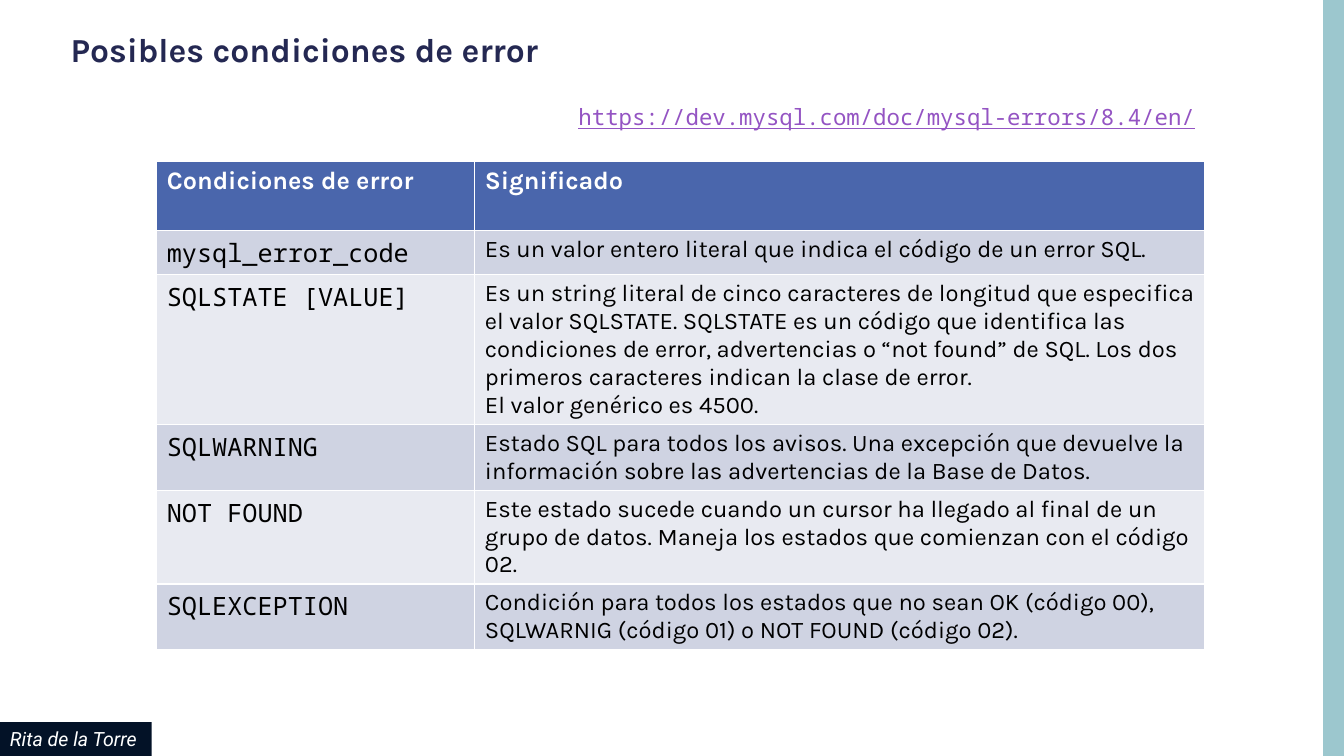
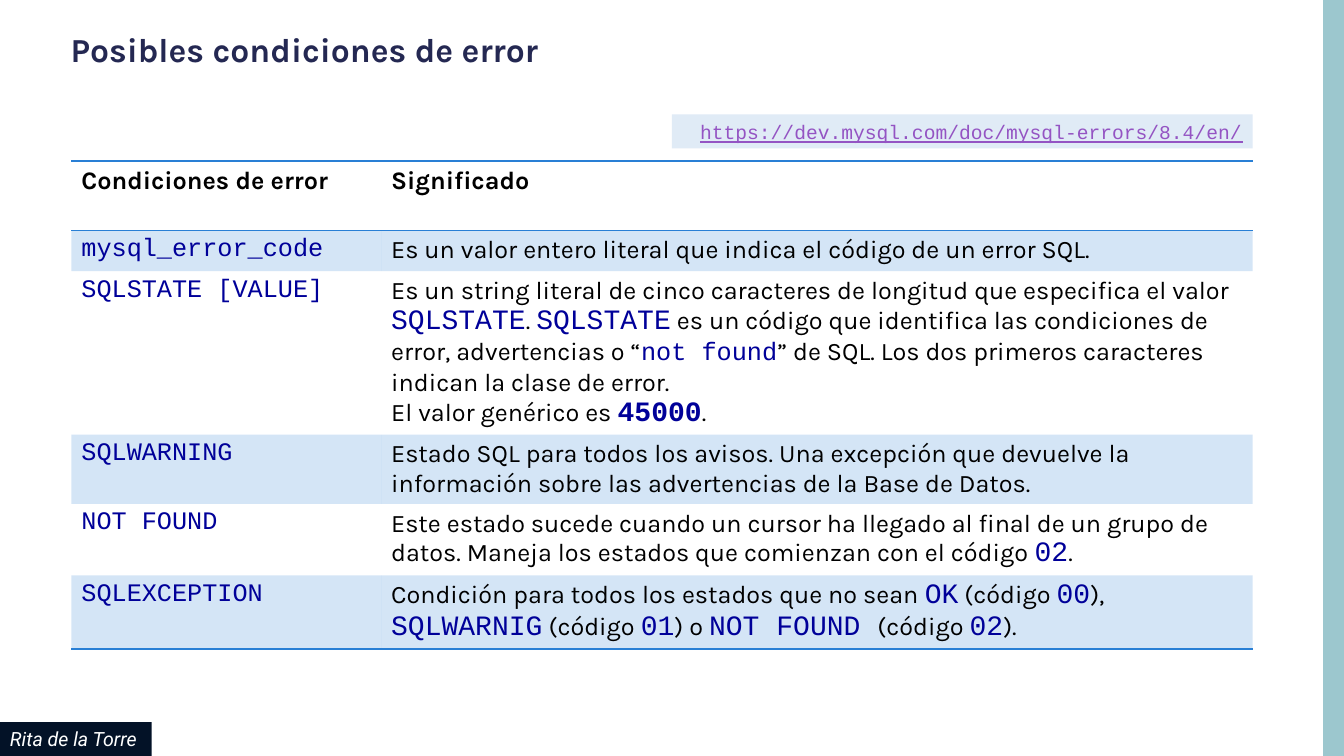
Before and after one commit to contenido-vario/MySQL, a slide deck: slide 6 of uf05/pdf/MySQL_UF05_ERRORES_TRANSACCIONES.pptx. Drawn at 1344x756 pixels with LibreOffice and Linux fonts; fonts in the diff are those of the drawing; background and template pictures are left out. Boxes give left, top, right and bottom in pixels: in the first picture for what was removed or moved away, otherwise in the second. Text is boxed around its words. In the diff, an @@ line names an element or a change of style, - is before the commit and + after.

```diff
--- a/uf05/pdf/MySQL_UF05_ERRORES_TRANSACCIONES.pptx
+++ b/uf05/pdf/MySQL_UF05_ERRORES_TRANSACCIONES.pptx
@@ rectangle "https://dev.mysql.com/doc/mysql-errors/8.4/en/": place and size @@
-rectangle "https://dev.mysql.com/doc/mysql-errors/8.4/en/" at box(578, 108, 1194, 131)
+rectangle "https://dev.mysql.com/doc/mysql-errors/8.4/en/" at box(673, 115, 1253, 149)
@@ rectangle "https://dev.mysql.com/doc/mysql-errors/8.4/en/" at box(673, 115, 1253, 149): size 16 to 14 pt, font Noto Sans Mono to Courier New; fill none to #E0EBF6 @@
@@ table at box(72, 161, 1253, 693) @@
-row 3, column 2: Es un string literal de cinco caracteres de longitud que especifica el valor SQLSTATE. SQLSTATE es un código que identifica las condiciones de error, advertencias o “not found” de SQL. Los dos primeros caracteres indican la clase de error. El valor genérico es 4500.
+row 3, column 2: Es un string literal de cinco caracteres de longitud que especifica el valor SQLSTATE. SQLSTATE es un código que identifica las condiciones de error, advertencias o “not found” de SQL. Los dos primeros caracteres indican la clase de error. El valor genérico es 45000.
@@ fill #4A66AC to none in row 1 @@
@@ fill #D0D3E3 to #297FD5 at 20% opacity in 6 cells @@
@@ fill #E9EAF1 to none in 4 cells @@
@@ text colour #FFFFFF to #000000 in "Condiciones de error", "Significado" @@
@@ font Noto Sans Mono to Courier New in "mysql_error_code", "SQLSTATE [VALUE]", "SQLWARNING", "NOT FOUND" and 1 more places @@
@@ text colour #000000 to #000099 in "mysql_error_code", "SQLSTATE [VALUE]", "SQLWARNING", "NOT FOUND" and 3 more places @@
@@ size 17 to 18 pt in "Es un valor entero literal que indica ...", "Estado SQL para todos los avisos. Una ...", "Este estado sucede cuando un cursor ha ...", "Condición para todos los estados que no ..." @@
@@ size 17 to 20 pt, font Karla to Courier New in "02.", "OK 00), SQLWARNIG 01) NOT FOUND 02)." @@
@@ borders changed @@
@@ table: place and size @@
-table at box(157, 161, 1206, 686)
+table at box(72, 161, 1253, 693)
```
Also in this commit, not shown: 12 other slides changed, 4 slides added, 1 other file.
